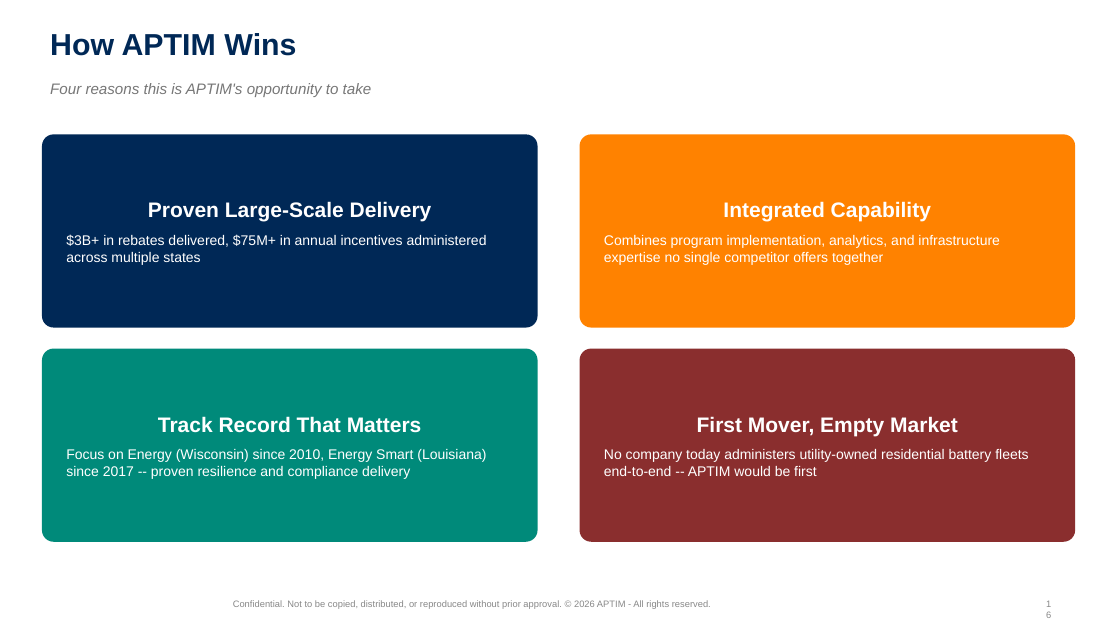
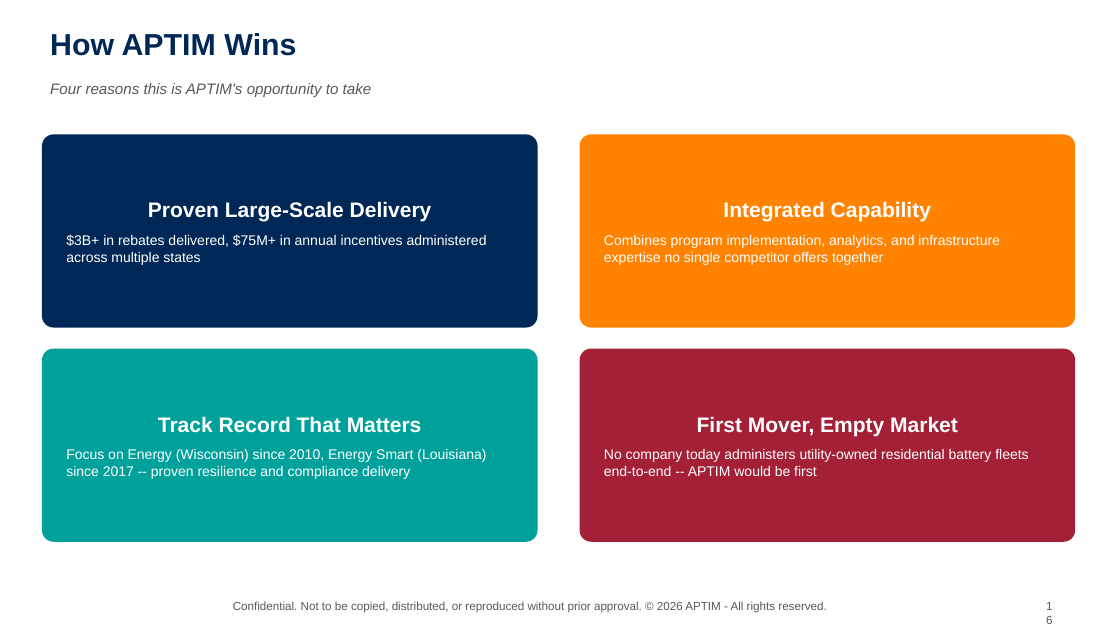
Before and after one commit to graseeuh/HERMES, a slide deck: slide 16 of Group_1_STRIVE_Presentation.pptx. Drawn at 1120x630 pixels with LibreOffice and Linux fonts; fonts in the diff are those of the drawing; background and template pictures are left out. Boxes give left, top, right and bottom in pixels: in the first picture for what was removed or moved away, otherwise in the second. Text is boxed around its words. In the diff, an @@ line names an element or a change of style, - is before the commit and + after.

```diff
--- a/Group_1_STRIVE_Presentation.pptx
+++ b/Group_1_STRIVE_Presentation.pptx
@@ text "Four reasons this is APTIM's ..." at [50,83,372,97]: text colour #777777 to #595959 @@
@@ rounded rectangle "Track Record That Matters" at [42,349,538,542]: fill #008A7A to #00A19B @@
@@ rounded rectangle "First Mover, Empty Market" at [580,349,1075,542]: fill #8A2E2E to #A32036 @@
@@ text "Confidential. Not to be copied, ..." at [233,601,826,613]: size 8 to 10 pt, text colour #888888 to #595959 @@
@@ text "16" at [1038,595,1065,618]: size 8 to 10 pt, text colour #888888 to #595959 @@
```
Also in this commit, not shown: 13 other slides changed.
